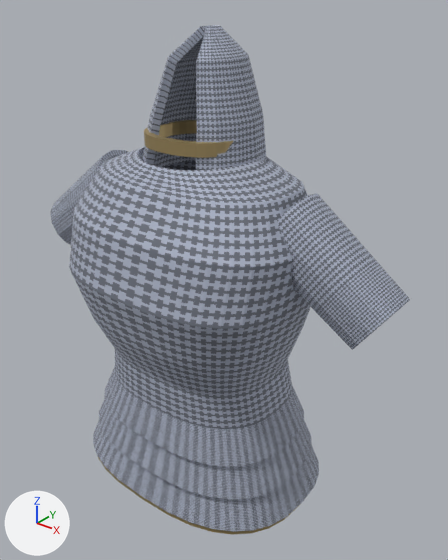
What one commit did to the Blender file projects/hichaukitoden-game/assets/authoring/items/chainmail.blend.
Both versions are drawn from a 50 mm camera at (2.48, -2.86, 2.03) aimed at (0.15, 0.05, 0.22). Lighting does not change. The marker at lower left points along +X, +Y and +Z. The picture after the commit comes second.

Before the edit, the objects in view are built like this:
```python
me_a_torso = bpy.data.meshes.new('A_Torso')
me_a_torso.from_pydata(...)  # 224 vertices, 192 faces; spans x -0.8..0.8, y -0.67..0.47, z -0.56..1.02
me_a_torso.materials.append(mat_chainmail_body)  # picture img_chainmail_body_png
me_b_necktrim = bpy.data.meshes.new('B_NeckTrim')
me_b_necktrim.from_pydata(...)  # 64 vertices, 32 faces; spans x -0.33..0.33, y -0.3..0.3, z 1.12..1.2
me_b_necktrim.materials.append(mat_chainmail_trim)  # brown #bca676
me_h_coif = bpy.data.meshes.new('H_Coif')
me_h_coif.from_pydata(...)  # 60 vertices, 42 faces; spans x -0.399..0.399, y -0.285..0.41, z 0.92..1.78
me_h_coif.materials.append(mat_chainmail_body)  # picture img_chainmail_body_png
ob_a_torso = bpy.data.objects.new('A_Torso', me_a_torso)
ob_a_torso.parent = ob_item_chainmail
ob_a_torso.location = (0.0, 0.0, 0.0)
_m = ob_a_torso.modifiers.new('Thickness', 'SOLIDIFY')
_m.thickness = 0.05
_m.use_even_offset = True
ob_b_necktrim = bpy.data.objects.new('B_NeckTrim', me_b_necktrim)
ob_b_necktrim.parent = ob_item_chainmail
ob_b_necktrim.location = (0.0, 0.0, 0.0)
_m = ob_b_necktrim.modifiers.new('Thickness', 'SOLIDIFY')
_m.thickness = 0.045
_m.use_even_offset = True
ob_h_coif = bpy.data.objects.new('H_Coif', me_h_coif)
ob_h_coif.parent = ob_item_chainmail
ob_h_coif.location = (0.0, 0.0, 0.0)
_m = ob_h_coif.modifiers.new('Thickness', 'SOLIDIFY')
_m.thickness = 0.05
_m.use_even_offset = True
# also in view: 'D_Skirt2' at (0.0, -0.02, -1.08); 'D_Skirt1' at (0.0, -0.02, -0.86); 'D_Skirt0' at (0.0, -0.02, -0.64); 'F_Sleeve' at (0.0, 0.0, 0.55)
```
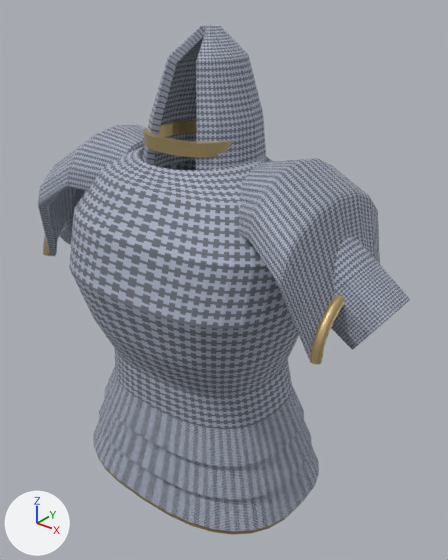
Where the change shows, as pixel boxes (x1, y1, x2, y2) in the pictures (448 x 560 px):
'K_DrapedMailShoulder', added
    after: (38, 125, 380, 359)
'K_WeightedCuff', added (mostly hidden)
    after: (43, 237, 345, 364)

Edits to the bpy script that builds the scene:
```text
Add me_k_drapedmailshoulder:
    me_k_drapedmailshoulder.from_pydata(...)  # 164 vertices, 172 faces; spans x 0.463..1.116, y -0.532..0.532, z 0.205..1.137
    me_k_drapedmailshoulder.materials.append(mat_chainmail_body)  # picture img_chainmail_body_png
Add cu_k_weightedcuff:
    cu_k_weightedcuff = bpy.data.curves.new('K_WeightedCuff', 'CURVE')
    cu_k_weightedcuff.dimensions = '3D'
    _sp = cu_k_weightedcuff.splines.new('BEZIER'); _sp.bezier_points.add(8)
    _sp.bezier_points.foreach_set('co', [1.132, -0.4, 0.21, 1.132, -0.37, 0.332, 1.132, -0.283, 0.436, 1.132, -0.153, 0.506, 1.132, 0.0, 0.53, 1.132, 0.153, 0.506, 1.132, 0.283, 0.436, 1.132, 0.37, 0.332, 1.132, 0.4, 0.21])
    _sp.bezier_points.foreach_set('handle_left', [1.132, -0.412, 0.162, 1.132, -0.392, 0.289, 1.132, -0.324, 0.403, 1.132, -0.208, 0.487, 1.132, -0.0605, 0.53, 1.132, 0.0957, 0.525, 1.132, 0.238, 0.473, 1.132, 0.346, 0.38, 1.132, 0.388, 0.258])
    _sp.bezier_points.foreach_set('handle_right', [1.132, -0.388, 0.258, 1.132, -0.346, 0.38, 1.132, -0.238, 0.473, 1.132, -0.0957, 0.525, 1.132, 0.0605, 0.53, 1.132, 0.208, 0.487, 1.132, 0.324, 0.403, 1.132, 0.392, 0.289, 1.132, 0.412, 0.162])
    for _p, _l, _r in zip(_sp.bezier_points, ['AUTO', 'AUTO', 'AUTO', 'AUTO', 'AUTO', 'AUTO', 'AUTO', 'AUTO', 'AUTO'], ['AUTO', 'AUTO', 'AUTO', 'AUTO', 'AUTO', 'AUTO', 'AUTO', 'AUTO', 'AUTO']): _p.handle_left_type = _l; _p.handle_right_type = _r
    _sp.resolution_u = 4
    cu_k_weightedcuff.materials.append(mat_chainmail_trim)  # brown #bca676
    cu_k_weightedcuff.bevel_resolution = 1
    cu_k_weightedcuff.bevel_depth = 0.035
    cu_k_weightedcuff.resolution_u = 4
    cu_k_weightedcuff.render_resolution_u = 4
    cu_k_weightedcuff.fill_mode = 'FULL'
    cu_k_weightedcuff.use_fill_caps = True
Add ob_k_weightedcuff:
    ob_k_weightedcuff = bpy.data.objects.new('K_WeightedCuff', cu_k_weightedcuff)
    ob_k_weightedcuff.parent = ob_item_chainmail
    ob_k_weightedcuff.location = (0.0, 0.0, 0.0)
    _m = ob_k_weightedcuff.modifiers.new('MirrorX', 'MIRROR')
    _m.mirror_object = ob_item_chainmail
Add ob_k_drapedmailshoulder:
    ob_k_drapedmailshoulder = bpy.data.objects.new('K_DrapedMailShoulder', me_k_drapedmailshoulder)
    ob_k_drapedmailshoulder.parent = ob_item_chainmail
    ob_k_drapedmailshoulder.location = (0.0, 0.0, 0.0)
    _m = ob_k_drapedmailshoulder.modifiers.new('MirrorX', 'MIRROR')
    _m.mirror_object = ob_item_chainmail
```
